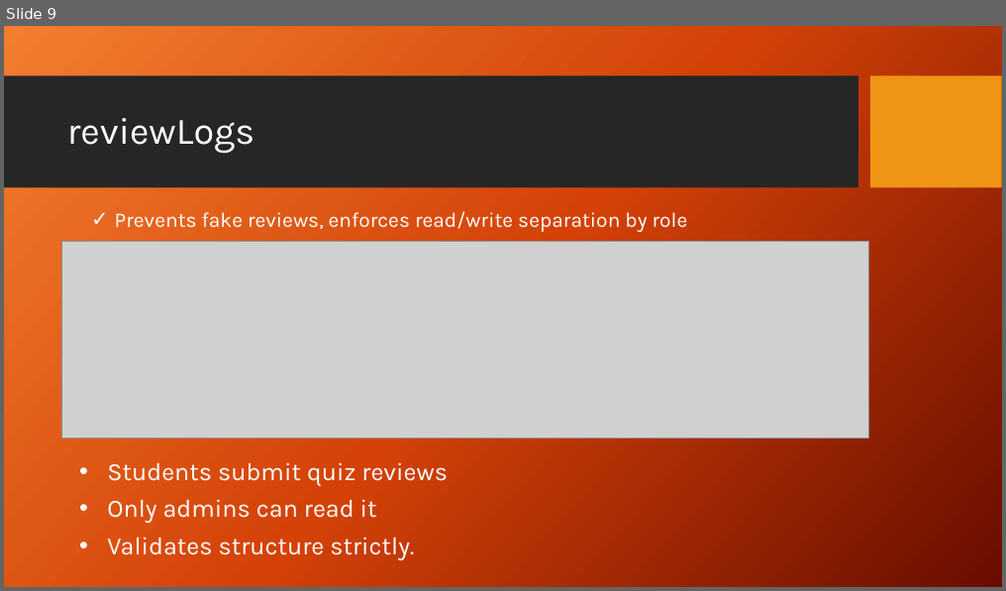
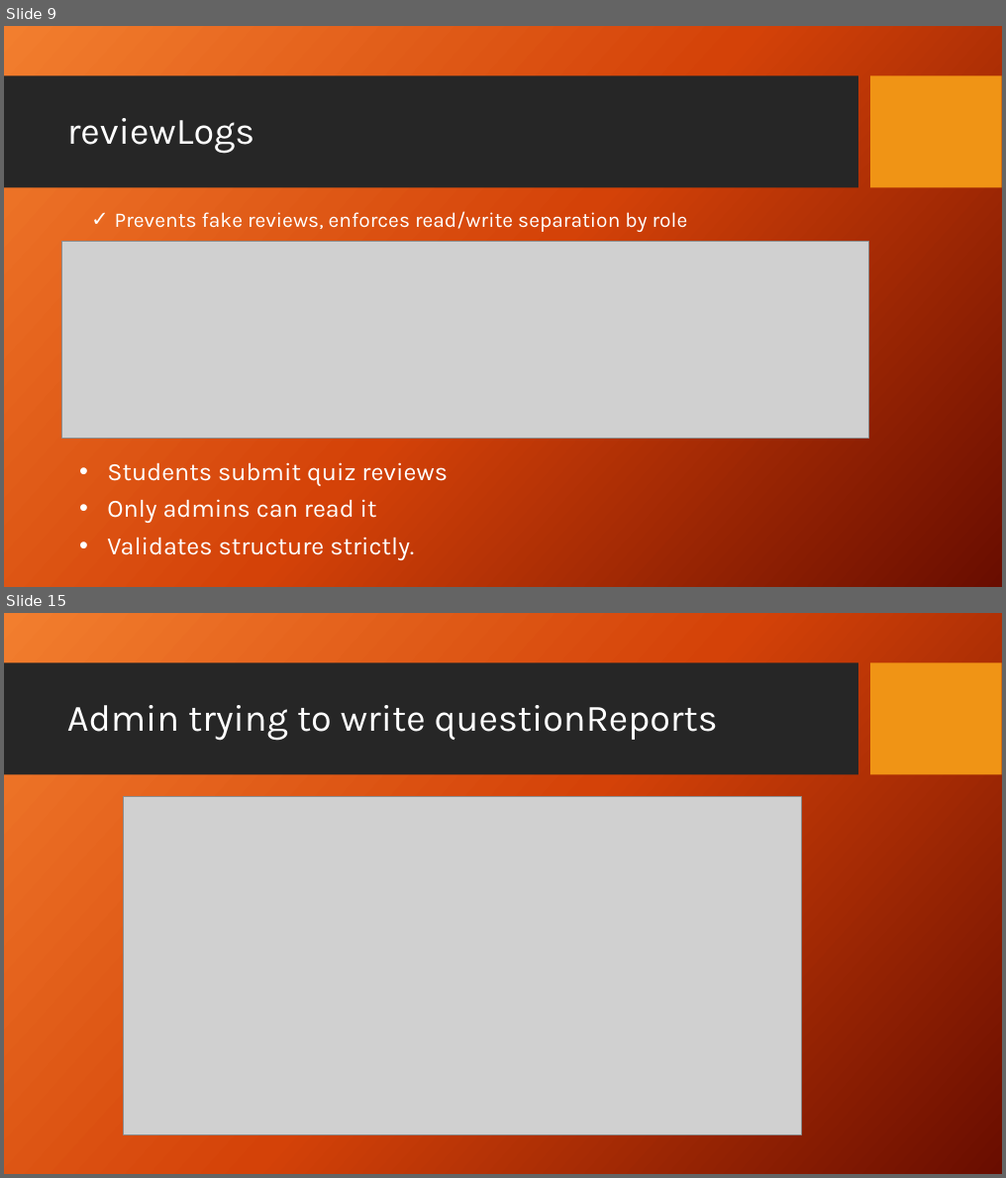
Before and after one commit to eduval/iTED-Nexus, a slide deck: FirebaseDatabaseSecurity_DannesEspinoza.pptx. Shown one above the other, each under a label of ours: slide 9 before the commit, slides 9 and 15 after it; the slides between them are not shown. The pictures are 1006x591 and 1006x1178 pixels, drawn with LibreOffice and Linux fonts; fonts in the diff are those of the drawing; grey boxes stand for pictures; background and template pictures are left out. Boxes give left, top, right and bottom in pixels: in the first picture for what was removed or moved away, otherwise in the second. Text is boxed around its words. In the diff, an @@ line names an element or a change of style, - is before the commit and + after.

```diff
--- a/FirebaseDatabaseSecurity_DannesEspinoza.pptx
+++ b/FirebaseDatabaseSecurity_DannesEspinoza.pptx
@@ slide 15 added at [4,613,1002,1174], background picture (left out); not listed: 2 template elements that a slide beside it also shows @@
@@ title added at [67,705,718,740], 36 pt, text #FFFFFF @@
+Admin trying to write questionReports
@@ picture added at [124,796,801,1136] @@
```
Also in this commit, not shown: 3 slides changed, 6 other slides added.
